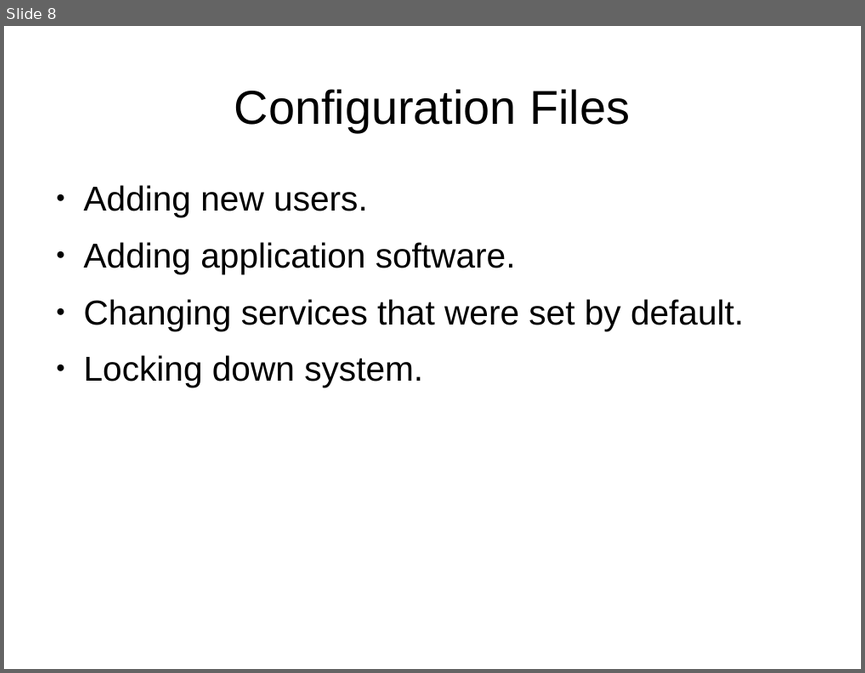
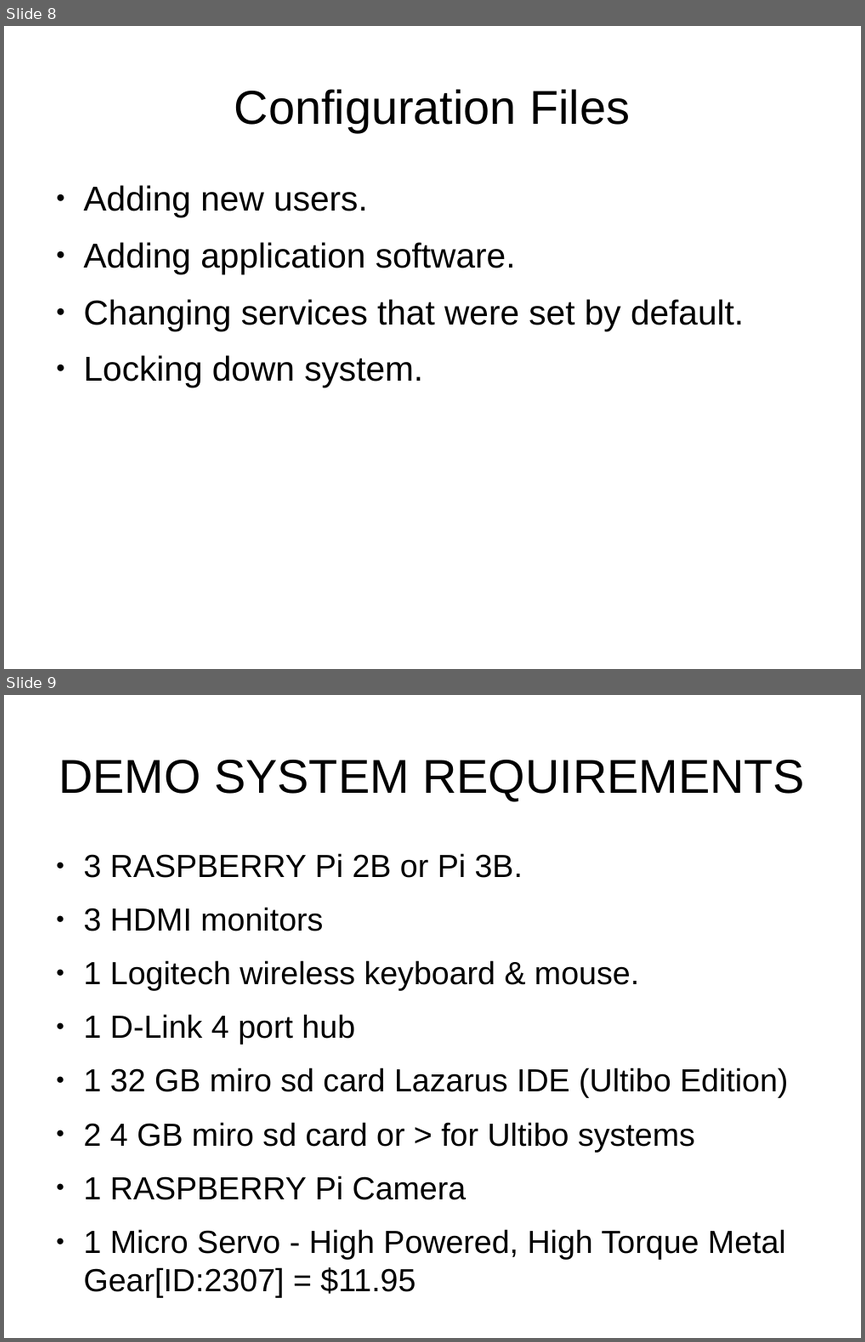
Before and after one commit to develone/raspbian-pi-gen, a slide deck: design.odp. Shown one above the other, each under a label of ours: slide 8 before the commit, slides 8 and 9 after it. The pictures are 865x673 and 865x1342 pixels, drawn with LibreOffice and Linux fonts; fonts in the diff are those of the drawing. Boxes give left, top, right and bottom in pixels: in the first picture for what was removed or moved away, otherwise in the second. Text is boxed around its words. In the diff, an @@ line names an element or a change of style, - is before the commit and + after.

Commit message:
added demo system

```diff
--- a/design.odp
+++ b/design.odp
@@ slide 9 added at bbox=[4, 695, 861, 1338], background #FFFFFF @@
@@ title added at bbox=[58, 760, 805, 801], 44 pt, text #000000 @@
+DEMO SYSTEM REQUIREMENTS
@@ text added at bbox=[84, 853, 788, 1297], 29.6 pt, text #000000 @@
+● 3 RASPBERRY Pi 2B or Pi 3B.
+● 3 HDMI monitors
+● 1 Logitech wireless keyboard & mouse.
+● 1 D-Link 4 port hub
+● 1 32 GB miro sd card Lazarus IDE (Ultibo Edition)
+● 2 4 GB miro sd card or > for Ultibo systems
+● 1 RASPBERRY Pi Camera
+● 1 Micro Servo - High Powered, High Torque Metal Gear[ID:2307] = $11.95
```
Also in this commit, not shown: 1 slide changed.
